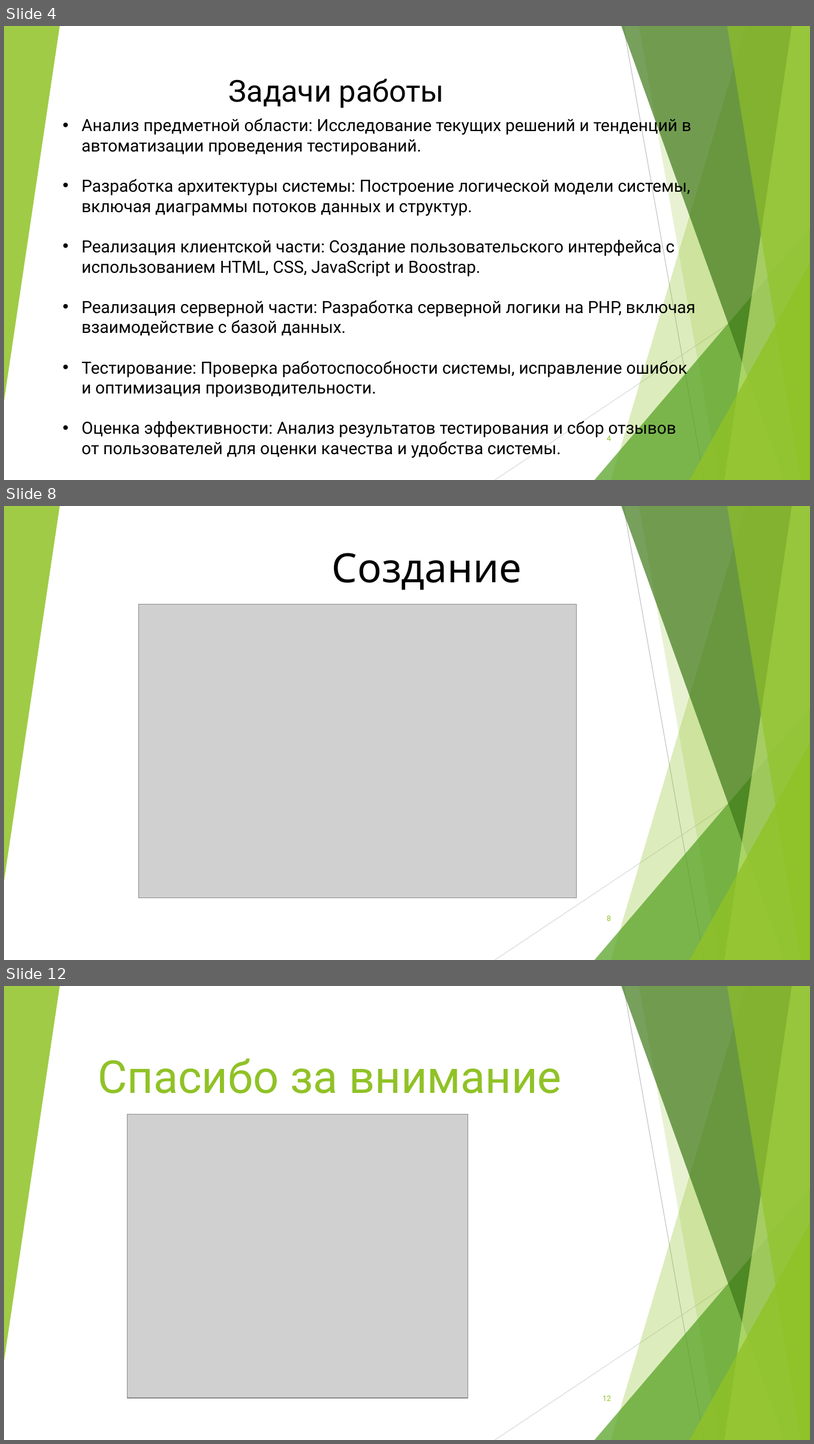
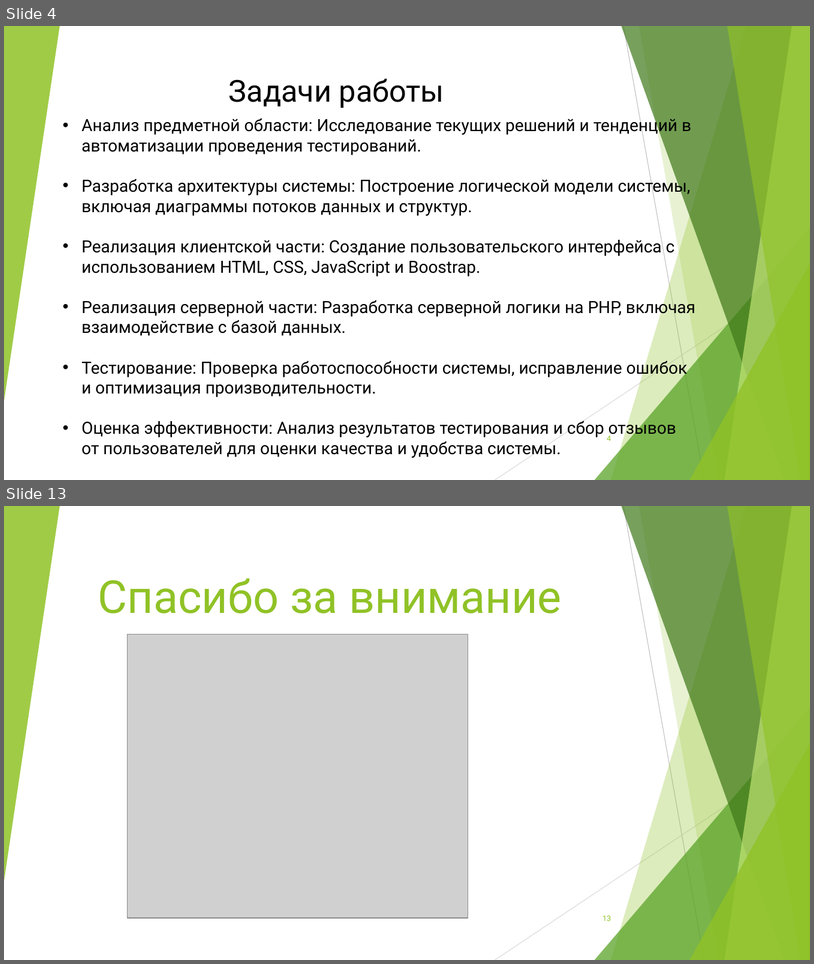
Before and after one commit to vakitari/prDipl, a slide deck: bas.pptx. Shown one above the other, each under a label of ours: slides 4, 8 and 12 before the commit, slides 4 and 13 after it; the slides between them are not shown. The pictures are 814x1444 and 814x964 pixels, drawn with LibreOffice and Linux fonts; fonts in the diff are those of the drawing; grey boxes stand for pictures. Boxes give left, top, right and bottom in pixels: in the first picture for what was removed or moved away, otherwise in the second. Text is boxed around its words. In the diff, an @@ line names an element or a change of style, - is before the commit and + after.

```diff
--- a/bas.pptx
+++ b/bas.pptx
@@ slide 8 removed at (x1=4, y1=506, x2=810, y2=960), background #FFFFFF; not listed: 10 template elements that a slide beside it also shows @@
@@ text removed at (x1=332, y1=553, x2=522, y2=604) @@
-Создание лекции
@@ picture removed at (x1=139, y1=604, x2=577, y2=897) @@
@@ page number removed at (x1=607, y1=915, x2=611, y2=921) @@
-8
@@ what was slide 12 is now slide 13 @@
@@ page number at (x1=603, y1=915, x2=611, y2=921): text changed @@
-12
+13
```
Also in this commit, not shown: 5 slides changed, 6 slides added, 4 other slides removed, 1 other file.
